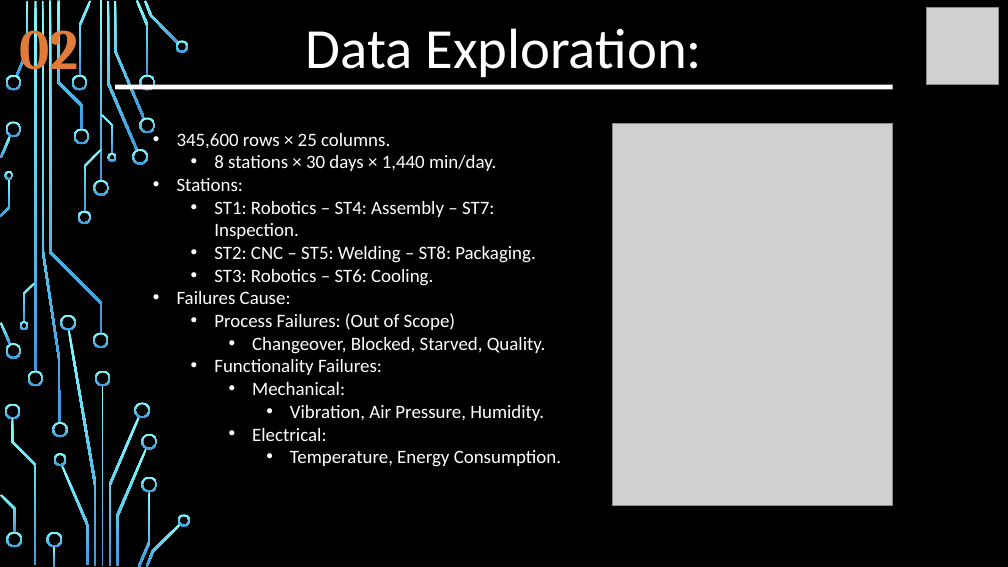
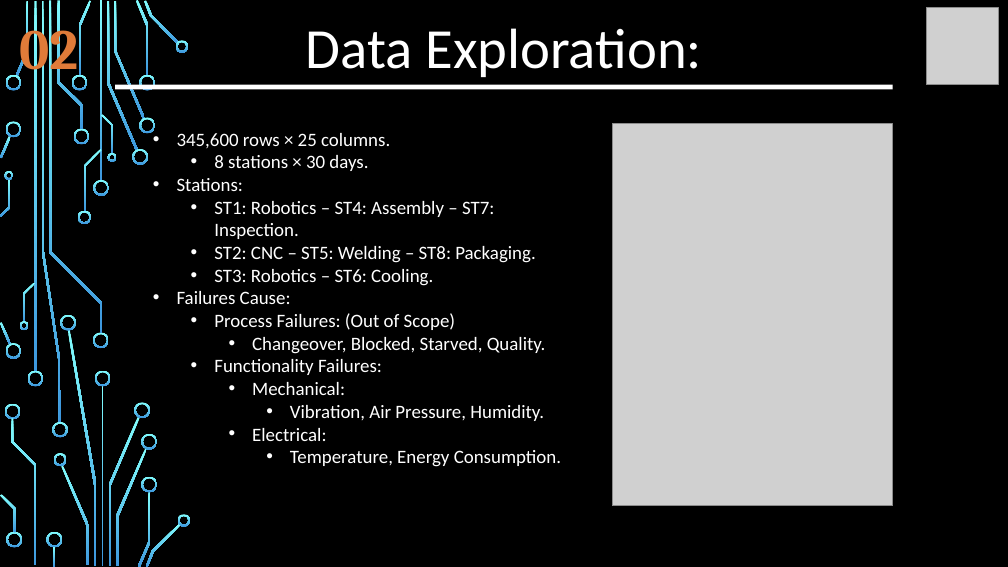
Before and after one commit to auli13/project-ds-end-to-end-v2, a slide deck: slide 4 of FPM.pptx. Drawn at 1008x567 pixels with LibreOffice and Linux fonts; fonts in the diff are those of the drawing; grey boxes stand for pictures; background and template pictures are left out. Boxes give left, top, right and bottom in pixels: in the first picture for what was removed or moved away, otherwise in the second. Text is boxed around its words. In the diff, an @@ line names an element or a change of style, - is before the commit and + after.

```diff
--- a/FPM.pptx
+++ b/FPM.pptx
@@ text at (214,155,368,171): text changed @@
-  • 8 stations × 30 days × 1,440 min/day.
+  • 8 stations × 30 days.
```
Also in this commit, not shown: 8 other slides changed, 3 slides added, 2 slides removed, 3 other files.
